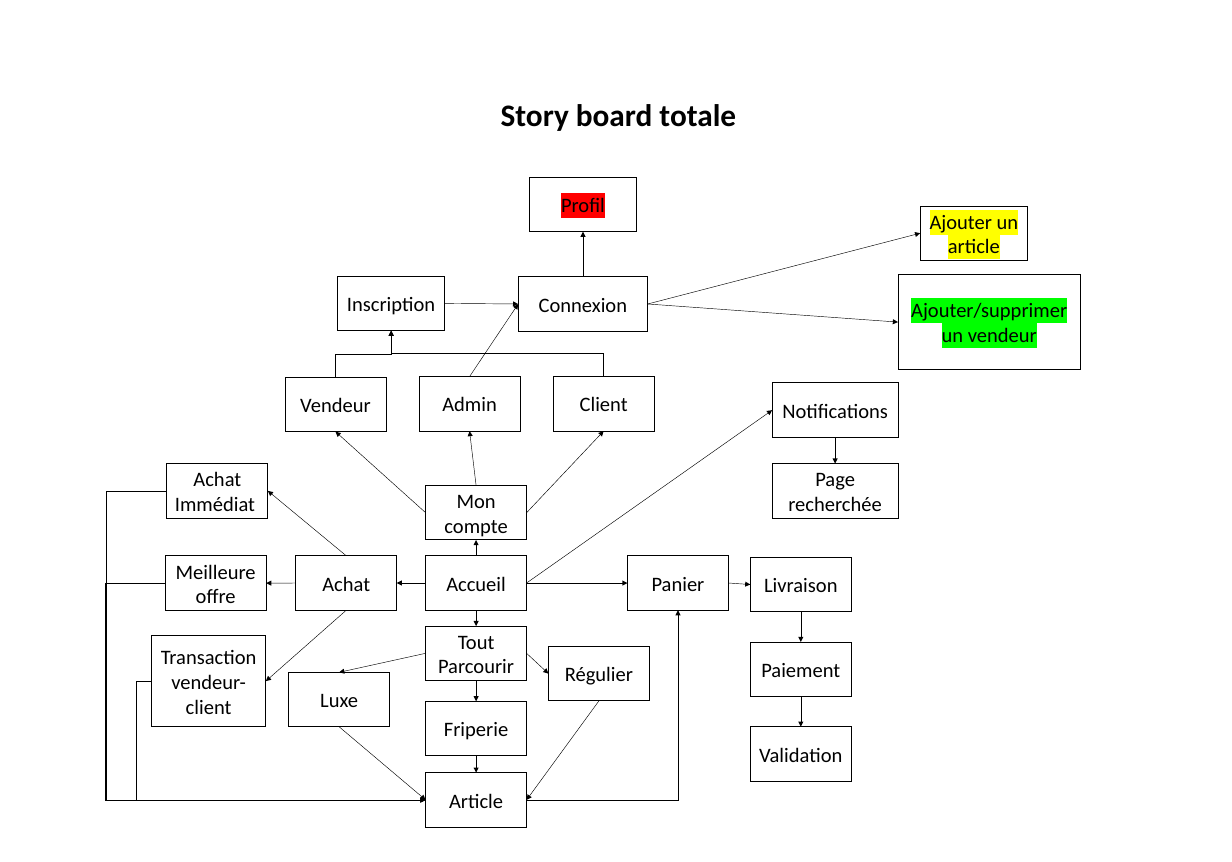
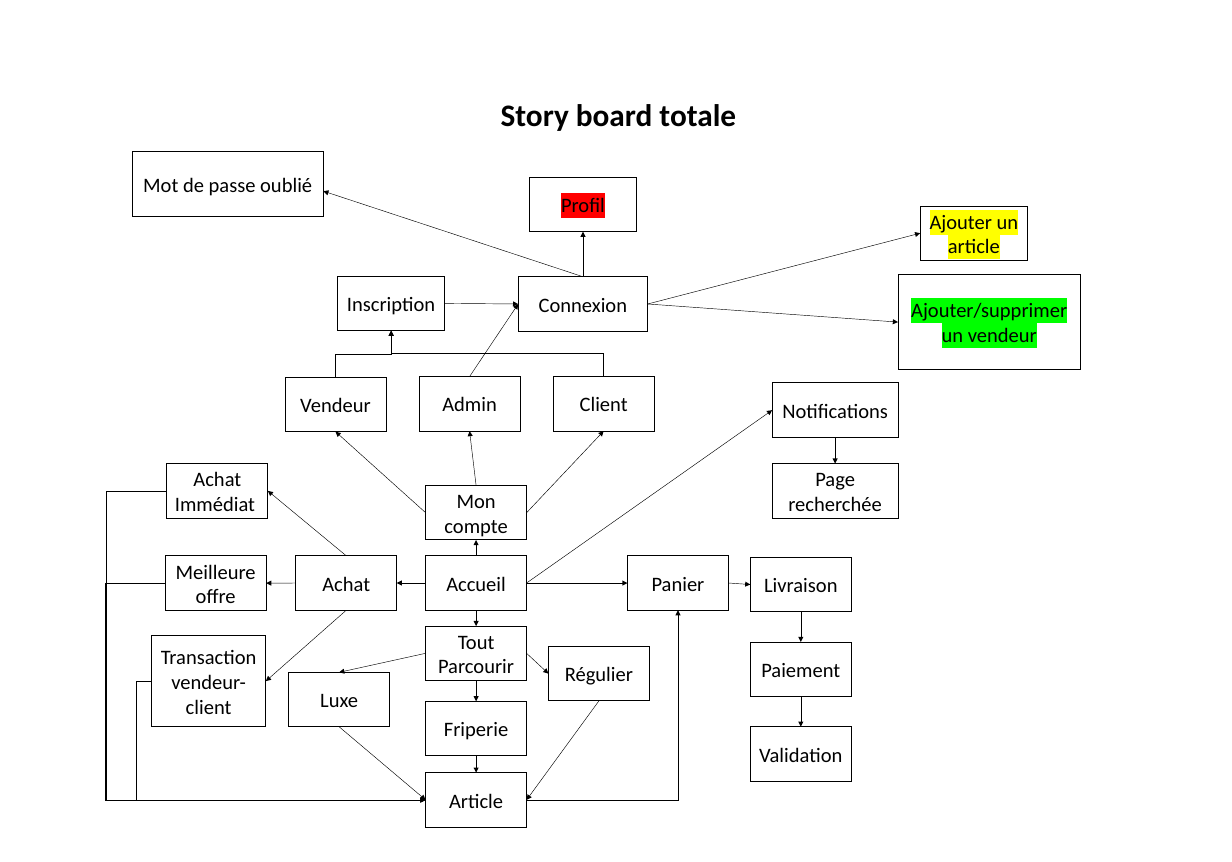
Before and after one commit to MaximeGendron/Paris-Shopping, a slide deck: slide 8 of Livrable/Story board.pptx (slide 7 before the commit). Drawn at 1232x862 pixels with LibreOffice and Linux fonts; fonts in the diff are those of the drawing. Boxes give left, top, right and bottom in pixels: in the first picture for what was removed or moved away, otherwise in the second. Text is boxed around its words. In the diff, an @@ line names an element or a change of style, - is before the commit and + after.

```diff
--- a/Livrable/Story board.pptx
+++ b/Livrable/Story board.pptx
@@ rectangle added at [132, 151, 323, 216], fill #FFFFFF, outline #000000 1 pt, 23.7 pt, text #000000 @@
+Mot de passe oublié
@@ arrow added from (583, 277) to (323, 191), #000000 0.5 pt @@
```
Also in this commit, not shown: 1 other slide changed, 1 slide added, 6 other files.
